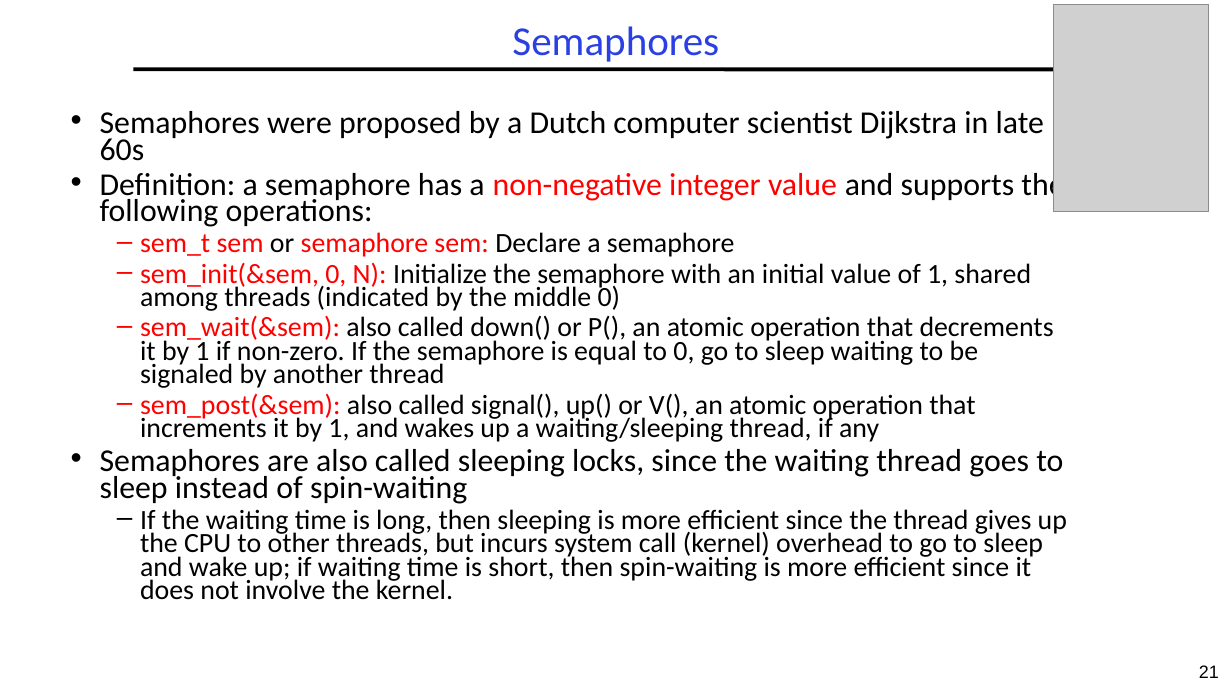
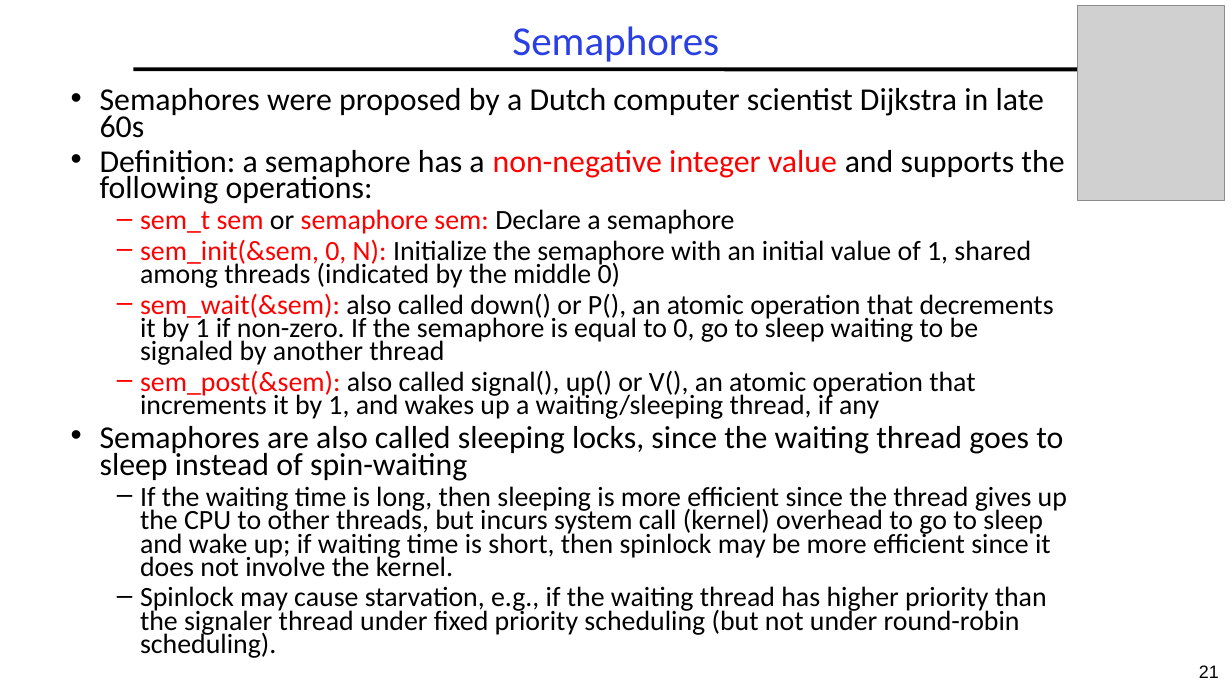
Before and after one commit to guhofstra/CSC256Fa25, a slide deck: slide 21 of PPTs/L3-Synchronization.pptx. Drawn at 1232x693 pixels with LibreOffice and Linux fonts; fonts in the diff are those of the drawing; grey boxes stand for pictures. Boxes give left, top, right and bottom in pixels: in the first picture for what was removed or moved away, otherwise in the second. Text is boxed around its words. In the diff, an @@ line names an element or a change of style, - is before the commit and + after.

```diff
--- a/PPTs/L3-Synchronization.pptx
+++ b/PPTs/L3-Synchronization.pptx
@@ picture: place and size @@
-picture at bbox=[1054, 4, 1210, 212]
+picture at bbox=[1079, 6, 1225, 201]
@@ text "Semaphores were proposed by a ...": place and size @@
-text "Semaphores were proposed by a ..." at bbox=[100, 111, 1067, 600]
+text "Semaphores were proposed by a ..." at bbox=[100, 88, 1067, 658]
@@ text at bbox=[140, 486, 1067, 658]: text changed @@
-  – If the waiting time is long, then sleeping is more efficient since the thread gives up the CPU to other threads, but incurs system call (kernel) overhead to go to sleep and wake up; if waiting time is short, then spin-waiting is more efficient since it does not involve the kernel.
+  – If the waiting time is long, then sleeping is more efficient since the thread gives up the CPU to other threads, but incurs system call (kernel) overhead to go to sleep and wake up; if waiting time is short, then spinlock may be more efficient since it does not involve the kernel.
+  – Spinlock may cause starvation, e.g., if the waiting thread has higher priority than the signaler thread under fixed priority scheduling (but not under round-robin scheduling).
```
Also in this commit, not shown: 3 other slides changed, 10 slides removed, 13 other files.
